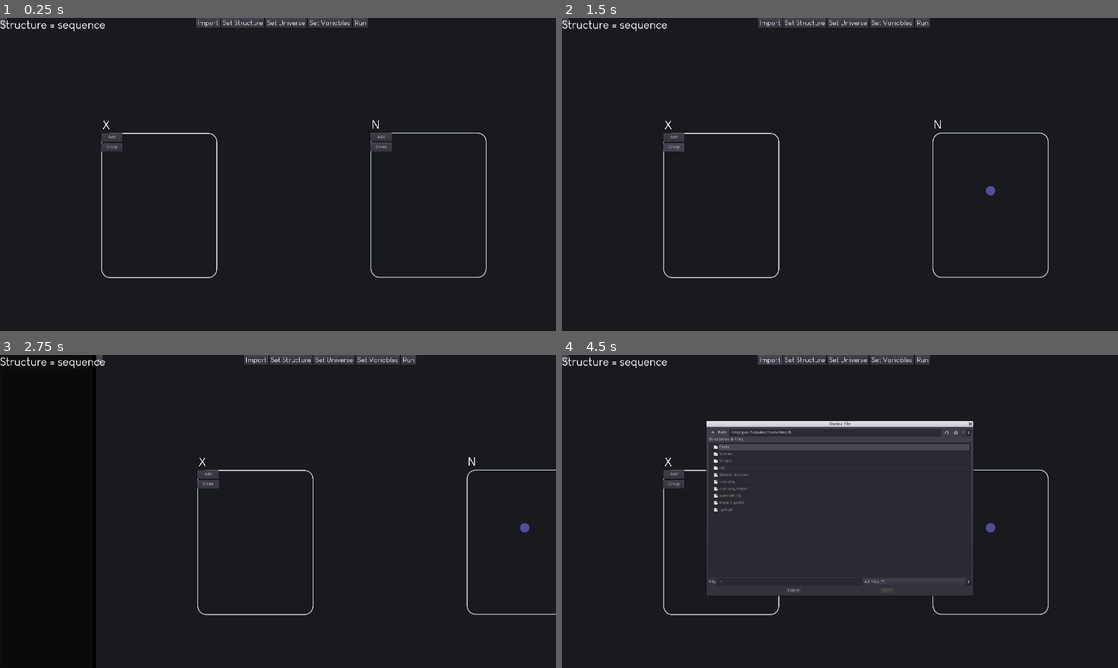
Above: before the commit, frames 1-4 (two rows, left to right).
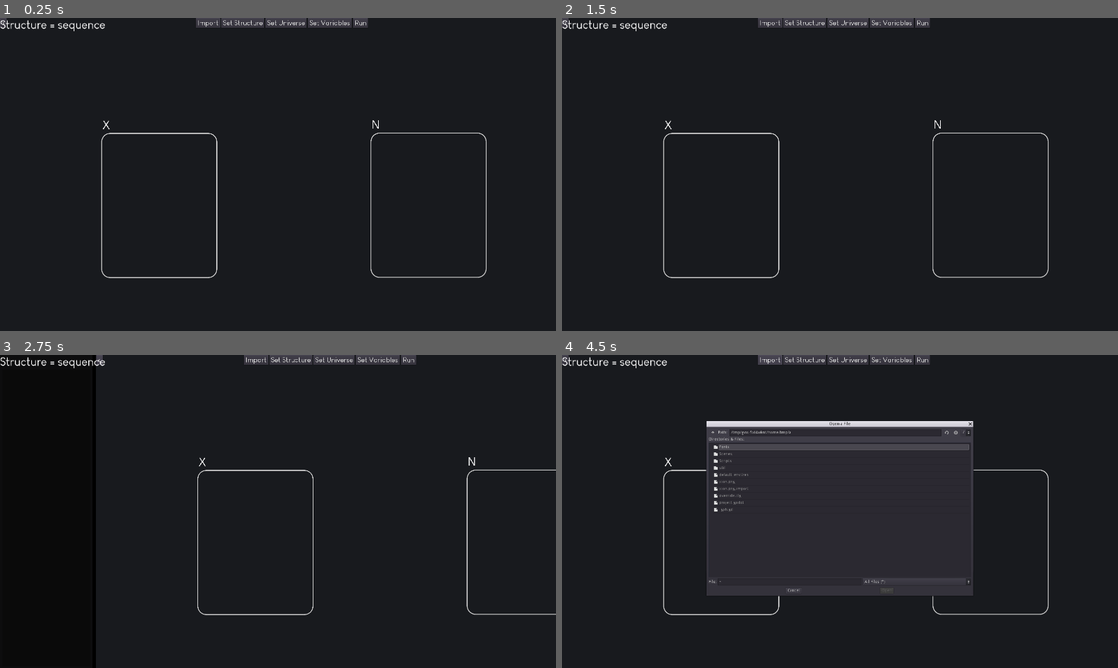
Above: after the commit, the same moments.

Repository: Mickaly13X/wv_project
Game: Godot game, scene res://Scenes/Main.tscn
Same seed, same stepped clock (60 frames per second), same inputs: the game is played once before the commit and once after it.
Inputs (mouse positions are in pixels of both pictures, inside the frame that each line leads up to):
- Up to frame 1 (0.25 s): no input
- Up to frame 2 (1.5 s): click (945, 136) at 0.5 s, where only the run before the commit has a clickable "Add"; click (673, 146) at 1.25 s, where only the run before the commit has a clickable "Group"
- Up to frame 3 (2.75 s): click ">" at 2 s
- Up to frame 4 (4.5 s): click (606, 517) at 2.77 s; type "12" at 2.85 s; click "<" at 3.5 s; click "Import" at 4.25 s

The runs differ from the first frame. In frame 1, 0.4% of the frame differs, in the area x 18-71%, y 36-43%; in frame 2, 0.3%; in frame 3, 0.3%; in frame 4, 0.3%.

Commit message:
📦 NEW: Can group selected elements

Diff:
--- a/Visualizer/Scenes/Main.tscn
+++ b/Visualizer/Scenes/Main.tscn
@@ -466,7 +466,6 @@
 }
 
 [node name="MenuGroup" type="PopupDialog" parent="Popups"]
-visible = true
 anchor_left = 0.5
 anchor_top = 0.5
 anchor_right = 0.5
@@ -536,11 +535,13 @@
 custom_fonts/font = ExtResource( 4 )
 text = "-Select Group-"
 flat = false
+items = [ "New group", null, 0, false, false, 0, 0, null, "", false ]
 __meta__ = {
 "_edit_use_anchors_": false
 }
 
 [node name="NewGroup" type="LineEdit" parent="Popups/MenuGroup/VBox/Items"]
+visible = false
 margin_left = 272.0
 margin_right = 491.0
 margin_bottom = 38.0
@@ -662,6 +663,6 @@
 [connection signal="button_up" from="Popups/MenuUniverse/VBox/Items/SizeInput" to="." method="_pressed_size_input"]
 [connection signal="button_up" from="Popups/MenuUniverse/VBox/Buttons/CancelButton" to="." method="set_menu_universe" binds= [ false ]]
 [connection signal="button_up" from="Popups/MenuUniverse/VBox/Buttons/AddButton" to="." method="set_universe"]
-[connection signal="button_up" from="Popups/MenuGroup/VBox/Buttons/CancelButton" to="." method="set_menu_universe" binds= [ false ]]
-[connection signal="button_up" from="Popups/MenuGroup/VBox/Buttons/GroupButton" to="." method="set_universe"]
+[connection signal="button_up" from="Popups/MenuGroup/VBox/Buttons/CancelButton" to="." method="reset_group_popup"]
+[connection signal="button_up" from="Popups/MenuGroup/VBox/Buttons/GroupButton" to="." method="group"]
 [connection signal="file_selected" from="Popups/OpenFile" to="." method="_on_cola_file_selected"]
--- a/Visualizer/Scenes/Universe.tscn
+++ b/Visualizer/Scenes/Universe.tscn
@@ -35,6 +35,7 @@
 position = Vector2( 200, 200 )
 
 [node name="Menu" type="Node2D" parent="."]
+visible = false
 
 [node name="Buttons" type="VBoxContainer" parent="Menu"]
 margin_right = 73.0
@@ -65,4 +66,4 @@
 }
 [connection signal="button_up" from="Mask" to="." method="_pressed_global"]
 [connection signal="button_up" from="Menu/Buttons/Add" to="." method="_pressed" binds= [ "Add" ]]
-[connection signal="button_up" from="Menu/Buttons/Group" to="." method="_pressed"]
+[connection signal="button_up" from="Menu/Buttons/Group" to="." method="_pressed" binds= [ "Group" ]]
--- a/Visualizer/Scripts/Main.gd
+++ b/Visualizer/Scripts/Main.gd
@@ -15,6 +15,8 @@
 onready var CoLaPanel = $HSplit/CoLaPanel
 onready var DistInput = $Popups/MenuStructure/VBox/Items/DistInput
 onready var FuncInput = $Popups/MenuStructure/VBox/Items/FuncInput
+onready var GroupInput = $Popups/MenuGroup/VBox/Items/Groups
+onready var NewGroupInput = $Popups/MenuGroup/VBox/Items/NewGroup
 onready var HSplit = $HSplit
 onready var OpenCoLa = $HSplit/MainPanel/UI/HUD/OpenCoLa
 onready var Universes = $HSplit/MainPanel/Universes
@@ -23,7 +25,8 @@
 
 onready var POPUPS = {
 	"set_universe": $Popups/MenuUniverse,
-	"open_file": $Popups/OpenFile
+	"open_file": $Popups/OpenFile,
+	"group":$Popups/MenuGroup
 	}
 
 var universe_menu : String
@@ -187,6 +190,8 @@
 		var numberstr = "0" + str(i + 1) if i + 1 < 10 else str(i + 1)
 		SizeInput.get_popup().add_item(numberstr)
 
+	# group menu
+	GroupInput.get_popup().connect("id_pressed", self, "_pressed_mb_group")
 
 func intersection(array1, array2):
 
@@ -284,3 +289,42 @@
 		HSplit.set_dragger_visibility(SplitContainer.DRAGGER_HIDDEN_COLLAPSED)
 		CoLaPanel.hide()
 		OpenCoLa.text = ">"
+
+
+func reset_group_popup():
+
+	$Popups/MenuGroup/VBox/Items/NewGroup.text = ""
+	$Popups/MenuGroup/VBox/Items/Groups.text = "-Select Group-"
+	POPUPS["group"].hide()
+
+
+func group():
+
+	var group_name
+	if GroupInput.text == "New group":
+		group_name = NewGroupInput.text
+	else:
+		#TODO Check for name == New Group or already existing
+		group_name = GroupInput.text
+
+	if !Universes.get_node("N").domains.has(group_name):
+		Universes.get_node("N").domains[group_name] = []
+		GroupInput.get_popup().add_item(group_name)
+
+	var elements = Universes.get_node("N").get_node("Elements")
+	for i in elements.get_children():
+		if i.selected == true and !Universes.get_node("N").domains[group_name].has(i):
+			Universes.get_node("N").domains[group_name].append(i)
+	print(Universes.get_node("N").domains)
+	POPUPS["group"].hide()
+
+
+func _pressed_mb_group(id):
+
+	var selected_group = GroupInput.get_popup().get_item_text(id)
+	if selected_group == "New group":
+		NewGroupInput.show()
+		GroupInput.text = selected_group
+	else:
+		NewGroupInput.hide()
+		GroupInput.text = selected_group
--- a/Visualizer/Scripts/universe.gd
+++ b/Visualizer/Scripts/universe.gd
@@ -69,10 +69,9 @@
 			add_element()
 
 		"Group":
-			for i in $Elements.get_children():
-				if i.selected == true:
-					pass
-			#add selected
+			var MenuGroup = get_parent().get_parent().get_parent().get_parent().get_node("Popups").get_node("MenuGroup")
+			MenuGroup.popup()
+
 
 	$Menu.hide()
 
